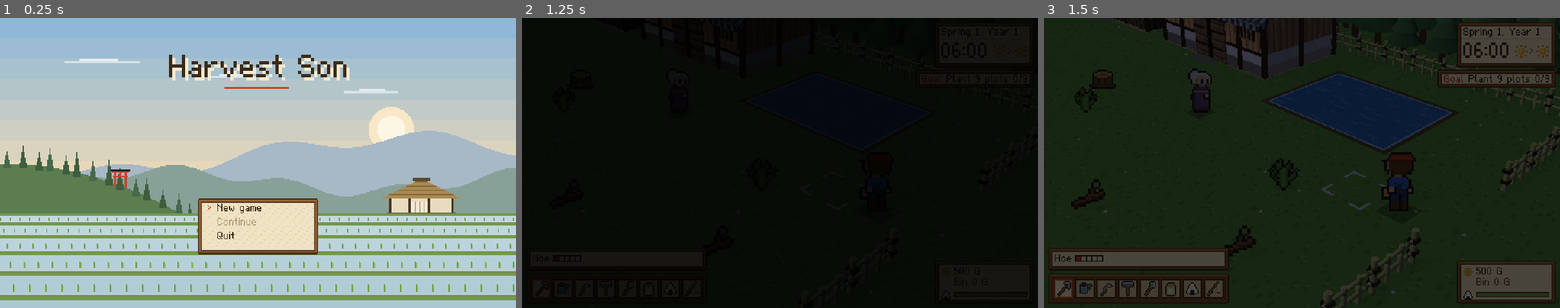
Above: before the commit, frames 1-3 (left to right).
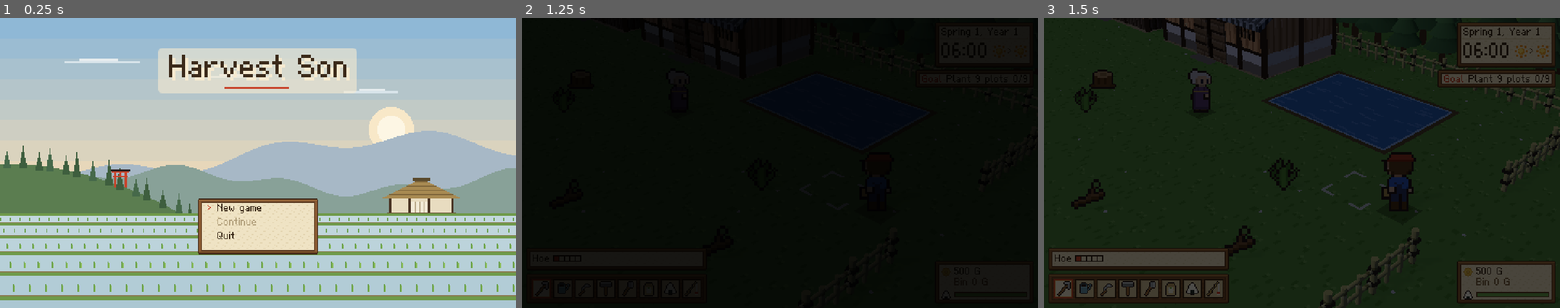
Above: after the commit, the same moments.

Repository: kitphon/son-of-harvest
Game: Godot game, scene res://scenes/title.tscn
Same seed, same stepped clock (60 frames per second), same inputs: the game is played once before the commit and once after it.
Inputs (mouse positions are in pixels of both pictures, inside the frame that each line leads up to):
- Up to frame 1 (0.25 s): no input
- Up to frame 2 (1.25 s): tap Enter (ui_accept) at 0.5, 0.77 s; move the mouse to (893, 148) at 0.52 s; hold D (move_right) from 0.53 s (still down); hold F (eat) from 0.53 s (still down); click (893, 148) at 0.67 s
- Up to frame 3 (1.5 s): release D (move_right) at 1.25 s; release F (eat) at 1.25 s; drag from (1198, 177) to (1276, 221) at 1.27 s

The runs differ from the first frame. In frame 1, 4.4% of the frame differs, in the area x 30-70%, y 10-26%; in frame 2, nothing differs; in frame 3, nothing differs.

Commit message:
Barn hay and straw look right; title text gets a paper backing (feedback 7)
The barn's hay bundles and trough hay were flat unlit yellow blocks; they now use a lit
build:hay texture. The straw bedding tile is a duller, denser mat. The title's name sits on
a see-through paper wash and the note under the menu in its own paper frame.

Agent: Claude Code (claude-opus-5-5)
Co-Authored-By: Claude Opus 5.5 <noreply@anthropic.com>

Diff:
--- a/scripts/art/placeholder_art.gd
+++ b/scripts/art/placeholder_art.gd
@@ -35,7 +35,7 @@
 			return _item(parts[1])
 		"animal":   # animal:<chicken|chick|cow|calf|sheep|sheep_shorn|lamb|dog>:<idle|peck|walk|sick, dog: sit|held>:<frame>, side view facing left
 			return _animal(parts[1], parts[2], int(parts[3]))
-		"build":    # build:<plaster|board|kawara|kawara_edge|thatch|kaya|kaya_edge|planks|planks_dark|sugi|bamboo|quilt|noren|shoji_door|shoji>
+		"build":    # build:<plaster|board|kawara|kawara_edge|thatch|kaya|kaya_edge|hay|planks|planks_dark|sugi|bamboo|quilt|noren|shoji_door|shoji>
 			return _building(parts[1])
 		"ground":   # ground:<grass|tilled|wet|path|tatami|floor|earth|gravel|wall|cave|rock_wall|scree|paddy>:<variant> or ground:water:<land sides mask>
 			return _ground(parts[1], int(parts[2]))
@@ -1437,12 +1437,14 @@
 				_px(img, x, y, 1, 1, Color("7a6a54"))
 				_px(img, x + 1, y, 1, 1, Color("a0907a") if i % 2 == 0 else Color("6e604c"))
 		"straw":
-			# Rice straw spread on the coop's earth floor: pale gold stalks lying every way.
-			img.fill(Color("8c7a62"))
-			for i in 22:
+			# Rice straw spread on the coop's and barn's earth floor: a worn mat of dull gold
+			# stalks lying every way, close in tone to the earth so it reads as bedding (bright
+			# lone stalks looked like yellow lumps on the floor).
+			img.fill(Color("8e7c5c"))
+			for i in 30:
 				var x := rng.randi_range(0, 13)
 				var y := rng.randi_range(0, 15)
-				var c := Color("d8bc78") if i % 3 else Color("b89a5a")
+				var c: Color = [Color("a8925e"), Color("b8a06a"), Color("9a8656")][i % 3]
 				if i % 2 == 0:
 					_px(img, x, y, 3, 1, c)
 				else:
@@ -1612,6 +1614,20 @@
 				_px(img, x, 14 + (1 if x % 3 == 0 else 0), 1, 1, Color("6a5a3c"))
 			for i in 4:
 				_px(img, rng.randi_range(0, 14), rng.randi_range(0, 13), 2, 1, Color("6a7444"))
+			return img
+		"hay":
+			# Dried grass fodder (the barn's bundles and the hay in the trough): muted olive
+			# gold, short strands lying mostly one way in lighter and darker tones, a few dark
+			# gaps between them, so a bundle reads as packed grass and not a solid block.
+			var img := _blank(16, 16)
+			img.fill(Color("a08a52"))
+			for i in 40:
+				var x := rng.randi_range(0, 15)
+				var y := rng.randi_range(0, 15)
+				var c: Color = [Color("8a7444"), Color("b49c62"), Color("c2aa6e"), Color("7a663c")][i % 4]
+				_px(img, x, y, rng.randi_range(2, 4), 1, c)
+			for i in 10:
+				_px(img, rng.randi_range(0, 15), rng.randi_range(0, 15), 1, 1, Color("5e5030"))
 			return img
 		"kaya_edge":
 			# The thatch's trimmed eave edge, half a unit deep: the cut ends of the straw in tight
--- a/scripts/ui/title_screen.gd
+++ b/scripts/ui/title_screen.gd
@@ -15,6 +15,11 @@
 var _rows: Array[Label] = []
 var _mark: Label
 var _note: Label
+var _note_box: NinePatchRect
+
+const NOTE_H := 18
+const NOTE_PAD := 7
+const WASH := Color(0.965, 0.918, 0.816, 0.6)   # the paper colour, a little see-through
 
 
 func _ready() -> void:
@@ -31,6 +36,9 @@
 
 	var title_w := PixelFont.width(TITLE) * TITLE_SCALE
 	var title_pos := Vector2i((PlaceholderArt.TITLE_SIZE.x - title_w) / 2, 34)
+	# A soft paper wash behind the name and its brush stroke: the sky and hills still show
+	# through, but the letters no longer sit straight on the picture (FEEDBACK item 7).
+	_wash(Rect2i(title_pos.x - 10, title_pos.y - 6, title_w + 20, 42))
 	var shadow := _label(self, title_pos + Vector2i(TITLE_SCALE, TITLE_SCALE), Color("f6ead0"))
 	shadow.text = TITLE
 	shadow.scale = Vector2.ONE * TITLE_SCALE
@@ -55,8 +63,10 @@
 		_rows.append(row)
 	_mark = _label(box, Vector2i(9, 5), PlaceholderArt.UI_SEAL)
 	_mark.text = ">"
-	_note = _label(self, Vector2i(0, MENU.end.y + 8), Hud.INK_SOFT)
-	_note.visible = false
+	# The note under the menu sits on the rice rows, so it gets its own paper strip.
+	_note_box = _box(Rect2i(0, MENU.end.y + 4, 16, NOTE_H))
+	_note_box.visible = false
+	_note = _label(_note_box, Vector2i(NOTE_PAD, 4), Hud.INK)
 	if menu.why_no_continue != "" and FileAccess.file_exists(SaveGame.SLOT):
 		_say("The saved game can't be loaded: " + menu.why_no_continue)
 	_refresh()
@@ -71,6 +81,20 @@
 	l.add_theme_color_override("font_color", color)
 	parent.add_child(l)
 	return l
+
+
+## A see-through paper panel with soft corners, behind text laid over the picture.
+func _wash(r: Rect2i) -> Panel:
+	var p := Panel.new()
+	var style := StyleBoxFlat.new()
+	style.bg_color = WASH
+	style.set_corner_radius_all(4)
+	p.add_theme_stylebox_override("panel", style)
+	p.position = r.position
+	p.size = r.size
+	p.mouse_filter = Control.MOUSE_FILTER_IGNORE
+	add_child(p)
+	return p
 
 
 func _box(r: Rect2i) -> NinePatchRect:
@@ -138,8 +162,10 @@
 
 func _say(text: String) -> void:
 	_note.text = text
-	_note.position.x = (PlaceholderArt.TITLE_SIZE.x - PixelFont.shown_width(text)) / 2
-	_note.visible = true
+	var w := PixelFont.shown_width(text) + NOTE_PAD * 2
+	_note_box.size = Vector2(w, NOTE_H)
+	_note_box.position.x = (PlaceholderArt.TITLE_SIZE.x - w) / 2
+	_note_box.visible = true
 	_refresh()
 
 
--- a/scripts/world3d/animal_layer.gd
+++ b/scripts/world3d/animal_layer.gd
@@ -124,7 +124,8 @@
 			add_child(e)
 	if box.has_area():
 		var barn := home != "coop"
-		var feed := FarmWorld.flat_material(Color("c8b060") if barn else Color("c8a050"))
+		# Hay in the barn's trough is lit and has strands like the bundles, not a flat yellow.
+		var feed := FarmWorld.surface_material("build:hay") if barn else FarmWorld.flat_material(Color("c8a050"))
 		var places := maxi(int(a.home_rule(home).get("capacity", 6)), 1)
 		var step := (box.size.x - 0.3) / places
 		for i in mini(int(a.state[home].box), places):
--- a/scripts/world3d/barn_props.gd
+++ b/scripts/world3d/barn_props.gd
@@ -5,7 +5,6 @@
 ## the animals and the fodder in the trough are AnimalLayer's.
 
 const TIMBER := Color("2e221a")
-const HAY := Color("c8b060")
 
 
 ## A cow shed in the satoyama way: dark cedar boards on a plastered band and a stone-grey
@@ -83,9 +82,10 @@
 				for y in [0.4, 0.8]:
 					w._box(Vector3(0.06, 0.08, 0.95), c + Vector3(0, y, 0), FarmWorld.surface_material("build:planks"))
 		"hay":
-			# Bundles of hay fodder stacked two high, tied with rope.
-			var hay := FarmWorld.flat_material(HAY)
-			var rope := FarmWorld.flat_material(Color("8a6a38"))
+			# Bundles of hay fodder stacked two high, tied with rope. Lit and textured with
+			# grass strands (a flat colour read as plain yellow lumps).
+			var hay := FarmWorld.surface_material("build:hay")
+			var rope := FarmWorld.surface_material("build:planks_dark")
 			for k in int(r.size.x) * 2:
 				var at := Vector3(r.position.x + 0.5 * k + 0.25, 0, mid.z)
 				w._box(Vector3(0.46, 0.34, 0.7), at + Vector3(0, 0.17, 0), hay)
Not shown, changed: ROADMAP.md
Not shown, changed: WORKLOG.md
Not shown, changed: docs/FEEDBACK.md
